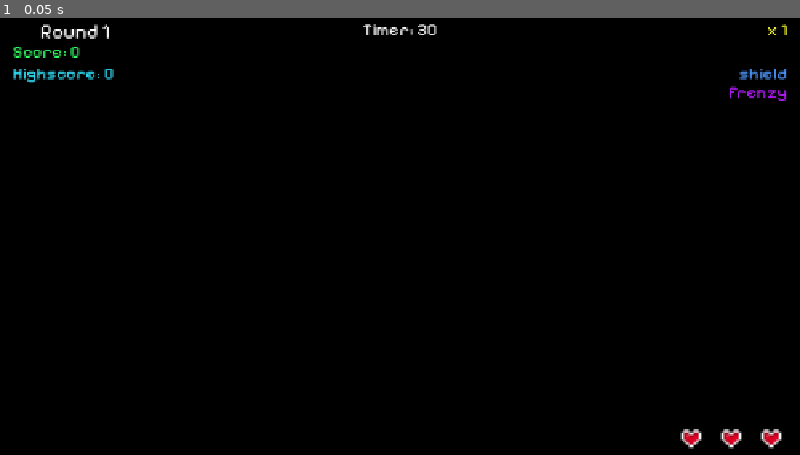
Above: before the commit, frame 1.
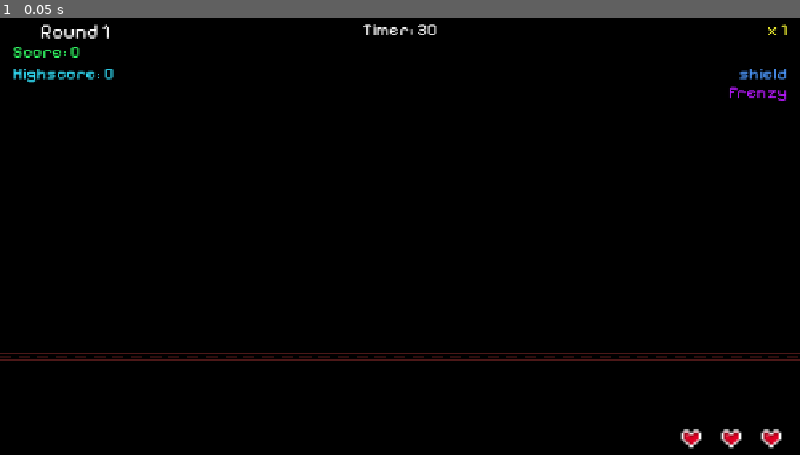
Above: after the commit, the same moment.

Repository: Tortiz-CSUF/laser-arcade-game
Game: Godot game, scene res://Scenes/game.tscn
Same seed, same stepped clock (60 frames per second), same inputs: the game is played once before the commit and once after it. This scene is started directly instead of the project's main scene.
Inputs:
- Up to frame 1 (0.05 s): no input

The runs differ from the first frame. In frame 1, 1.0% of the frame differs, in the area x 0-100%, y 76-79%.

Commit message:
laser-arcade_Interim_
- create shape scene for shape randomizer
- created script that will randomize shapes (color, and shape type) and fall speed. (WIP)

Diff:
--- /dev/null
+++ b/Scenes/shape.tscn
@@ -0,0 +1,15 @@
+[gd_scene format=3 uid="uid://drrus0vlwbqx7"]
+
+[ext_resource type="Script" uid="uid://gaxoyvans4xn" path="res://Scripts/shape.gd" id="1_ibe3b"]
+
+[sub_resource type="CircleShape2D" id="CircleShape2D_trut0"]
+radius = 19.0
+
+[node name="Shape" type="Area2D" unique_id=1512044093]
+collision_layer = 2
+collision_mask = 0
+monitoring = false
+script = ExtResource("1_ibe3b")
+
+[node name="CollisionShape2D" type="CollisionShape2D" parent="." unique_id=902393150]
+shape = SubResource("CircleShape2D_trut0")
--- a/Scripts/laser.gd
+++ b/Scripts/laser.gd
@@ -83,8 +83,10 @@
 func _draw() -> void:
 	var half_w := BEAM_WIDTH / 2.0
 
-	#if is_active:
-
+	if is_active:
+		_draw_active_beam(half_w)
+	else:
+		_draw_inactive_beam(half_w)
 
 func _draw_active_beam(half_w: float) -> void:
 	draw_rect(Rect2(-half_w, -12, BEAM_WIDTH, 24), GLOW_COLOR)
--- /dev/null
+++ b/Scripts/shape.gd
@@ -0,0 +1,59 @@
+extends Area2D
+
+### Shape
+# Falling game objects that the player can zap using the laser.
+# Each shape will have unique types that determine color/shape and point value
+# or penalties.
+# Shapes will be spawned and fall and randomized speeds.
+
+###
+
+## Shape Types
+# enum used to define every shape
+
+enum Type
+{
+	POSITIVE_CIRCLE, 			# Circle worth +10 to +30
+	POSITIVE_DIAMONOD,			# Diamond worth +20 to +40
+	POSITIVE_STAR,				# start worth +30 to +50
+	NEGATIVE_TRIANGLE,			# triangle, worth -10 to -20
+	NEGATIVE_HEXAGON,			# hexagon worht -20 to -30
+	BOMB,						# bomb that costs a life
+	BOMB_SHIELD,				# grants temp bomb immunity
+	BOMB_FRENZY,				# doubles bomb spawn rate
+}
+
+## Vars
+var shape_type: Type = Type.POSITIVE_CIRCLE			# ID of shape
+var point_value: int = 0							# shape point value
+var speed: float = 150.0							# fall speed of shape
+var size: float = 22.0								# size of shape
+var is_zapped: bool = false							# tacks zapped shapes
+var color: Color = Color.WHITE						# base color of shapes
+var time_alive: float = 0.0							# for pulse anim
+
+## Shape Colors
+const POS_COLORS: Array[Color] = [
+	Color(0.2, 1.0, 0.4),			# green
+	Color(0.2, 0.9, 1.0),			# teal/ cyan
+	Color(1.0, 1.0, 0.2)			# yellow
+
+]
+
+const NEG_COLORS: Array[Color] = [
+	Color(1.0, 0.15, 0.2),			# red
+	Color(1.0, 0.2, 0.7)			# magenta
+
+]
+
+const BOMB_BODY: Color = Color(0.35, 0.35, 0.35)		# body base color
+const BOM_RIM: Color = Color(1.0, 0.45, 0.0)			# accent color (orange)
+const SHIELD_COL: = Color(0.25, 0.55, 1.0)			# blue shield
+const FRENZY_COL: = Color(0.72, 0.1, 0.95)			# purple frenzy
+
+
+
+
+
+func _process(delta: float) -> void:
+	pass
Not shown, added: Scripts/shape.gd.uid
